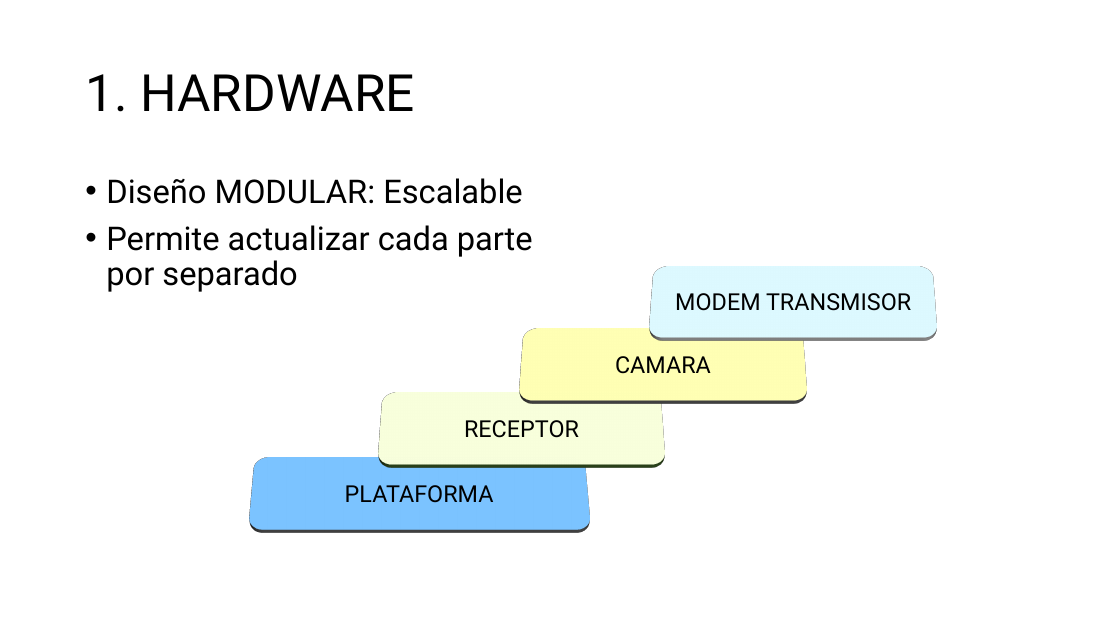
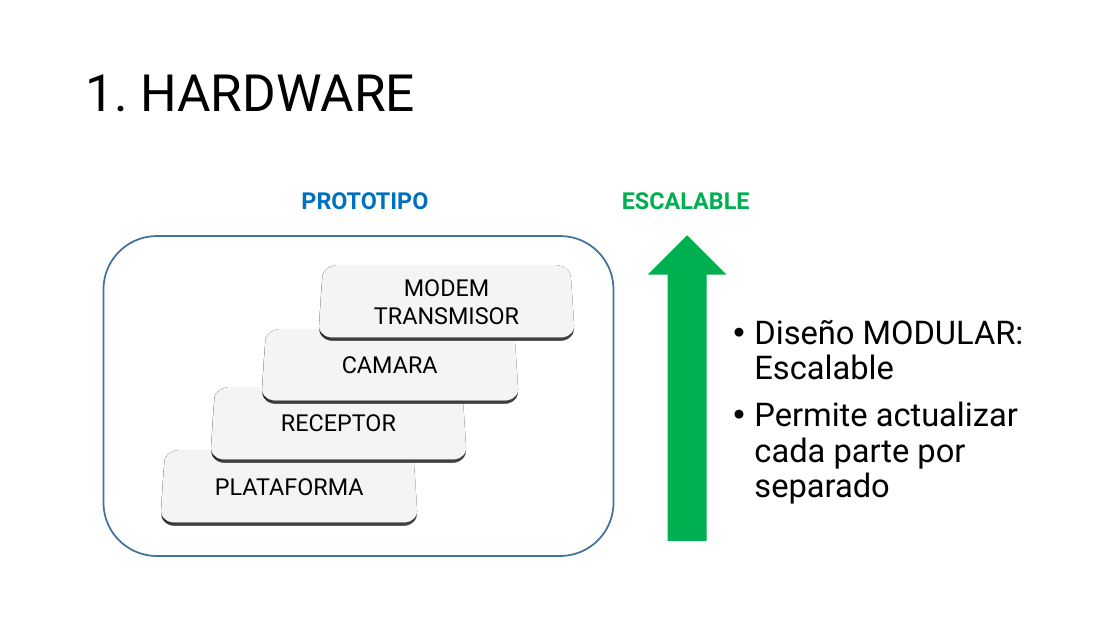
Before and after one commit to aludena18/Tesis, a slide deck: slide 8 of Telelocalización y Captura de Imágenes.pptx. Drawn at 1120x630 pixels with LibreOffice and Linux fonts; fonts in the diff are those of the drawing. Boxes give left, top, right and bottom in pixels: in the first picture for what was removed or moved away, otherwise in the second. Text is boxed around its words. In the diff, an @@ line names an element or a change of style, - is before the commit and + after.

Commit message:
ppt

```diff
--- a/Telelocalización y Captura de Imágenes.pptx
+++ b/Telelocalización y Captura de Imágenes.pptx
@@ text added at <box>301,192,428,210</box>, 20 pt, text #0070C0, bold @@
+PROTOTIPO
@@ text added at <box>622,192,750,210</box>, 20 pt, text #00B050, bold @@
+ESCALABLE
@@ rounded rectangle added at <box>103,236,613,556</box>, outline #43739E 1.5 pt @@
@@ right arrow added at <box>649,236,725,540</box>, fill #00B050, outline #00B050 1 pt @@
@@ rounded rectangle "MODEM TRANSMISOR": place and size @@
-rounded rectangle "MODEM TRANSMISOR" at <box>652,258,935,345</box>
+rounded rectangle "MODEM TRANSMISOR" at <box>321,257,573,344</box>
@@ rounded rectangle "MODEM TRANSMISOR" at <box>321,257,573,344</box>: fill #8FAADC to #A6A6A6; outline #43739E 1 pt to #808080 1 pt @@
@@ rounded rectangle "CAMARA": place and size @@
-rounded rectangle "CAMARA" at <box>522,320,805,408</box>
+rounded rectangle "CAMARA" at <box>264,320,516,408</box>
@@ rounded rectangle "CAMARA" at <box>264,320,516,408</box>: fill #FFD966 to #A6A6A6 @@
@@ text "Diseño MODULAR: Escalable" rewrapped from <box>106,178,533,292</box> to <box>754,320,1024,504</box> @@
@@ rounded rectangle "RECEPTOR": place and size @@
-rounded rectangle "RECEPTOR" at <box>381,384,664,471</box>
+rounded rectangle "RECEPTOR" at <box>213,379,465,466</box>
@@ rounded rectangle "RECEPTOR" at <box>213,379,465,466</box>: fill #A9D18E to #A6A6A6; outline #385723 1 pt to #808080 1 pt @@
@@ rounded rectangle "PLATAFORMA": place and size @@
-rounded rectangle "PLATAFORMA" at <box>252,450,587,537</box>
+rounded rectangle "PLATAFORMA" at <box>164,442,416,529</box>
@@ rounded rectangle "PLATAFORMA" at <box>164,442,416,529</box>: fill #2E75B6 to #A6A6A6 @@
```
Also in this commit, not shown: 7 other slides changed, 1 slide added, 1 other file.
